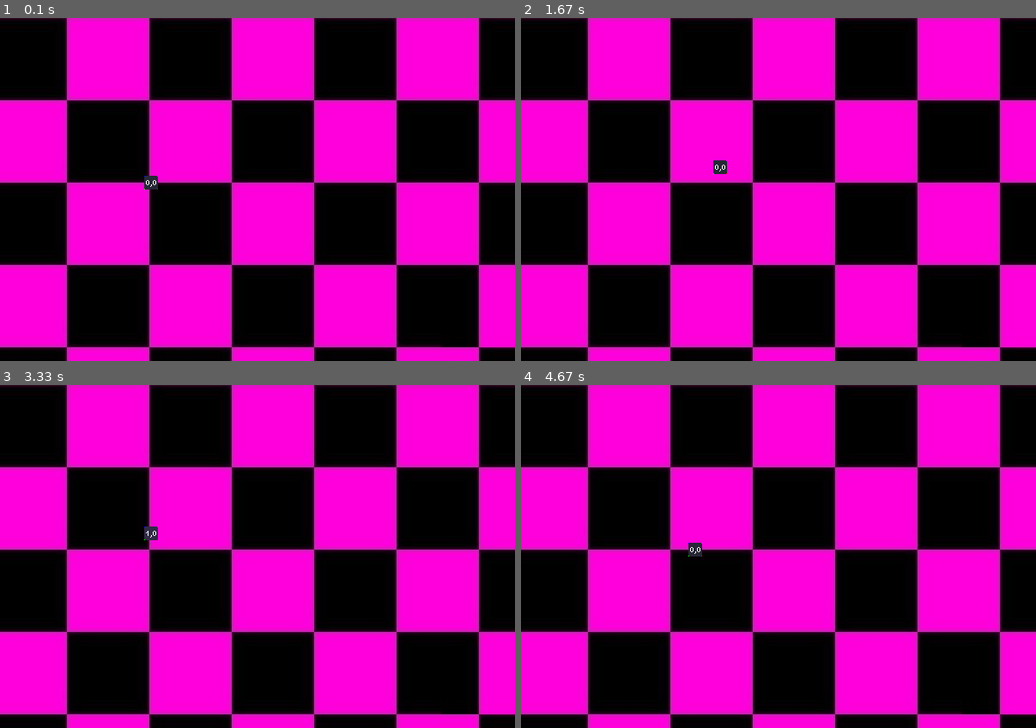
Above: before the commit, frames 1-4 (two rows, left to right).
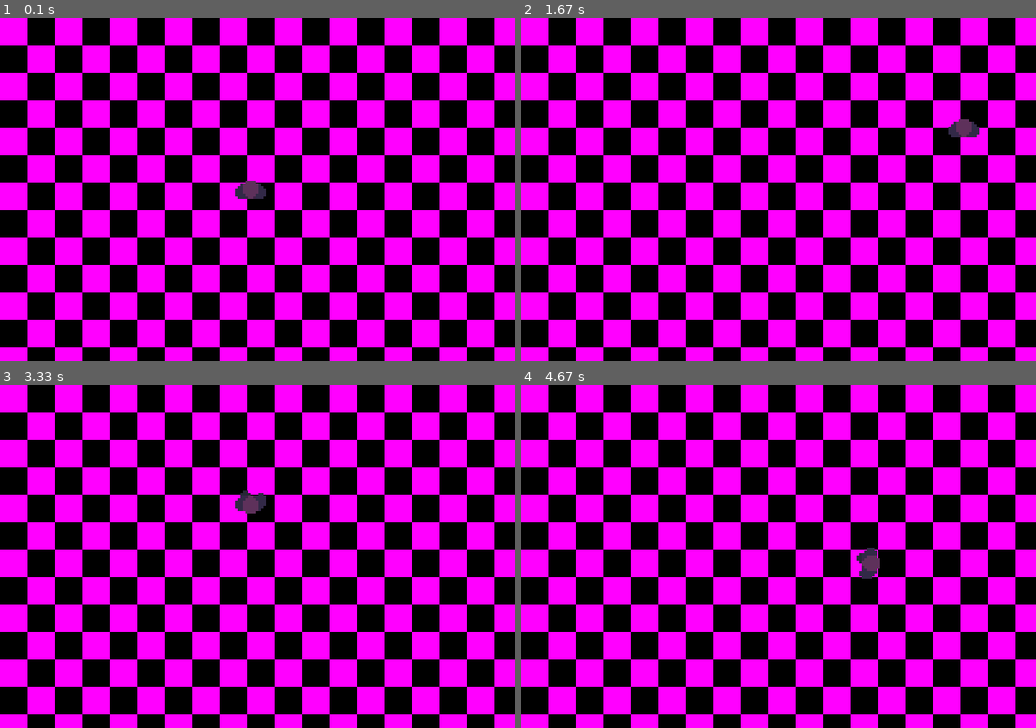
Above: after the commit, the same moments.

Repository: BarbosaNath/Python-Projects
Game: pygame game, started from GTA Clone/main.py
Two runs of this game, one before a commit and one after it. Both use one fixed random seed, a clock stepped at 60 frames per second and the inputs below.
Inputs:
- Up to frame 1 (0.1 s): no input
- Up to frame 2 (1.67 s): hold Right 0.33-0.8 s; hold Up 0.83-1.13 s; hold Right 1.17-1.63 s
- Up to frame 3 (3.33 s): hold Left 1.67-2.2 s; hold Down 2.23-2.53 s; hold Left 2.57-2.97 s; hold Up from 3 s (still down)
- Up to frame 4 (4.67 s): release Up at 3.37 s; hold Right 3.4-4.03 s; hold Down 4.07-4.43 s; hold Left from 4.47 s (still down)

The runs differ from the first frame. In frame 1, 77% of the frame differs, in the area x 0-100%, y 0-100%; in frame 2, 77%; in frame 3, 77%; in frame 4, 77%.

Commit message:
added player rotation and fixed some speed error

Diff:
--- a/GTA Clone/entity.py
+++ b/GTA Clone/entity.py
@@ -1,45 +1,62 @@
 from globals import pygame
 from spritesheet import SpriteSheet
+import os
 
 class Entity(pygame.sprite.Sprite):
-    def __init__(self, position, size, image_path):
+    def __init__(self, position, size, image_path, scale = (1, 1)):
         super().__init__()
         self.image = pygame.image.load(image_path)
         self.rect = self.image.get_rect()
         self.rect.center = position
-        # TODO: add a SpriteSheet to an entity
+
         self.sprite_sheet = SpriteSheet(image_path,size)
         self.frame_index  = 0
         self.time_elapsed = 0
         self.animation_speed = 300 # how many ms 'til change frame
         self.frame_changed = False
+        self.scale = scale
 
         self.state = {}
 
-        self.spd      = 1        # speed
+        self.spd      = 10        # speed
         self.dir      = (0,0)    # direction list
         self.position = position # position array
         self.accel    = self.dir * self.spd # acceleration array
 
 
     def move(self):
-        self.accel = self.dir * self.spd
+        print (self.accel)
+        accel_x = self.dir[0] * self.spd
+        accel_y = self.dir[1] * self.spd
+        self.accel = (accel_x, accel_y)
+        print (self.accel)
         self.position  = [x + y for x, y in zip(self.position, self.accel)]
 
+    def scale_sprite(self, scale):
+            self.image = pygame.transform.scale(
+                self.image,
+                (
+                    self.image.get_size()[0]*scale[0],
+                    self.image.get_size()[1]*scale[1]
+                )
+            )
+            # TODO: Checar aquele erro quando setta o novo rect
 
     def collide(self):
+        # TODO: fazer sistema de colisão
         pass
 
     def animate(self):
-        if self.time_elapsed >= self.animation_speed - 100 and not self.frame_changed:
+        if self.time_elapsed >= self.animation_speed - 60 and not self.frame_changed:
             self.frame_changed = True
             self.frame_index += 1
 
-        if self.time_elapsed <= 100:
+        if self.time_elapsed <= 60:
             self.frame_changed = False
 
         self.frame_index = self.frame_index % len(self.animations[self.current_animation])
         self.image       = self.animations[self.current_animation][self.frame_index]
+        self.scale_sprite(self.scale)
 
     def update(self):
         self.rect.center = self.position
--- a/GTA Clone/main.py
+++ b/GTA Clone/main.py
@@ -6,9 +6,10 @@
 SCREEN      = pygame.display.set_mode(SCREEN_SIZE)
 clock       = pygame.time.Clock()
 
-background  = pygame.image.load("Assets/Debug/bg.jpg")
+background  = pygame.image.load("Assets/Debug/32px_bg.png")
 
-p = Player(( 200,  200),  (16, 16), "Assets/Debug/sprite_sheet.png")
+p = Player(( SCREEN_SIZE[0]/2,  SCREEN_SIZE[1]/2),  (16, 16), "Assets/Character.png", (3, 3))
+p.animation_speed = 120
 
 player_group = pygame.sprite.Group(p)
 
@@ -20,7 +21,10 @@
 
 
     p.key_input(pygame.key.get_pressed())
-    SCREEN.blit(background, (0,0))
+    for j in range((int)(SCREEN_SIZE[1]/background.get_size()[1]) + 1):
+        for i in range((int)(SCREEN_SIZE[0]/background.get_size()[0]) + 1):
+            SCREEN.blit(background, (i * background.get_size()[0], j * background.get_size()[1]))
+
     player_group.update()
     player_group.draw(SCREEN)
 
--- a/GTA Clone/person.py
+++ b/GTA Clone/person.py
@@ -1,6 +1,6 @@
 from entity import Entity
 class Person(Entity):
-    def __init__(self, position, size, image_path):
-       super().__init__(position, size, image_path)
+    def __init__(self, position, size, image_path, scale = (1, 1)):
+       super().__init__(position, size, image_path, scale)
        self.isAlive = True
        self.health_points = 100
--- a/GTA Clone/player.py
+++ b/GTA Clone/player.py
@@ -1,9 +1,10 @@
 from person import Person
+from globals import pygame
 import key_input as K
 
 class Player(Person):
-    def __init__(self, position, size, image_path):
-        super().__init__(position, size, image_path)
+    def __init__(self, position, size, image_path, scale = (1, 1)):
+        super().__init__(position, size, image_path, scale)
         self.animations = {
             "walking" : self.sprite_sheet.get_frames(),
             "idle"    : [self.sprite_sheet.get_frame()]
@@ -15,10 +16,11 @@
             "idle"    : False
         }
         self.current_animation = "idle"
+        self.spd = 4
 
 
     def key_input(self, event, is_key_up = False):
-        event = event
+
         left  = K.MENU_LEFT (event, is_key_up)
         right = K.MENU_RIGHT(event, is_key_up)
         up    = K.MENU_UP   (event, is_key_up)
@@ -29,6 +31,22 @@
         if down  == None: down  = False
         self.dir = (right - left, down - up)
 
+    def fix_diagonal(self):
+        if abs(self.dir[0]) == 1 and abs(self.dir[1]) == 1:
+            new_dir  = list(self.dir)
+            new_dir[0] *= 0.707
+            new_dir[1] *= 0.707
+            self.dir = tuple(new_dir)
+
+    def rotate_direction(self):
+        # TODO: fix clunky rotation
+        self.image = pygame.transform.rotate(self.image, 90 * self.dir[0]) if self.dir[1] != -0.707 else self.image
+        self.image = pygame.transform.flip(self.image,False,True) if self.dir[1] == -1 else self.image
+        if self.dir[1] == -0.707 and self.dir[0] == 0.707:
+            self.image = pygame.transform.rotate(self.image,-45 + 180)
+        if self.dir[1] == -0.707 and self.dir[0] == -0.707:
+            self.image = pygame.transform.rotate(self.image, 45 + 180)
+
     def update(self):
         super().update()
 
@@ -36,18 +54,11 @@
             self.state["walking"] = True
         else: self.state["walking"] = False
 
-
-
         if self.state["walking"]:
             self.current_animation = "walking"
         else: self.current_animation = "idle"
 
+        self.fix_diagonal()
+        self.move()
         self.animate()
-
-        if abs(self.dir[0]) == 1 and abs(self.dir[1]) == 1:
-            new_dir  = list(self.dir)
-            new_dir[0] *= 0.707
-            new_dir[1] *= 0.707
-            self.dir = tuple(new_dir)
-
-        self.move()
+        self.rotate_direction()
Binary file added: GTA Clone/Assets/Debug/16px_bg.png
Binary file added: GTA Clone/Assets/Debug/32px_bg.png
